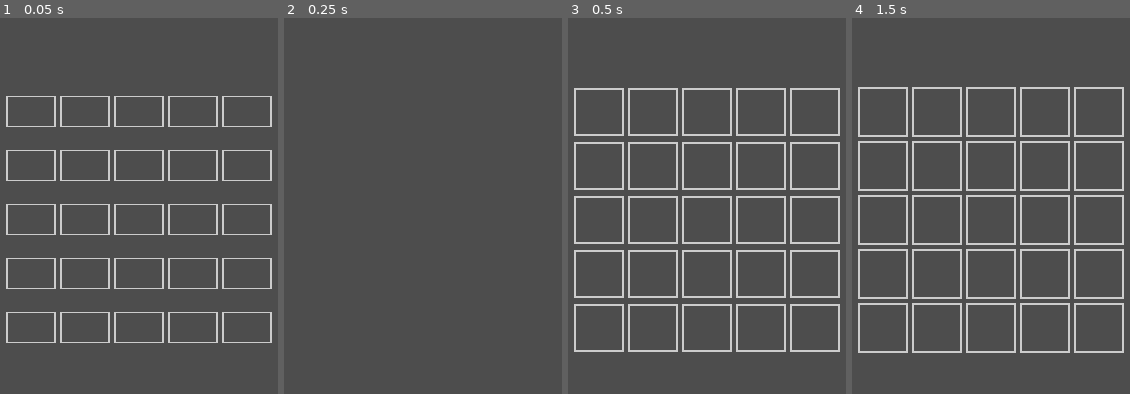
Above: before the commit, frames 1-4 (left to right).
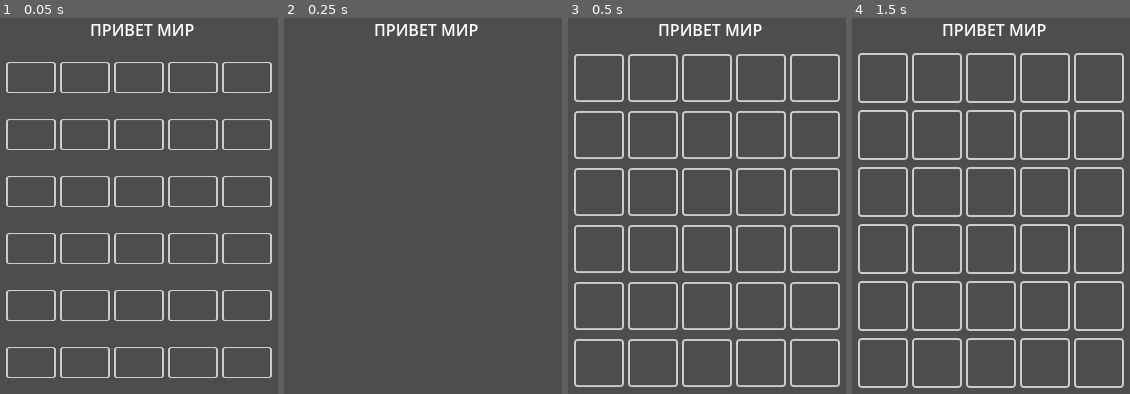
Above: after the commit, the same moments.

Repository: Aram-Osipyan/WebGames
Game: Godot game, scene res://scenes/main.tscn
The game is run twice, just before and just after one commit, with the same random seed, the same clock (stepped at 60 frames per second) and the same inputs.
Inputs:
- Up to frame 1 (0.05 s): no input
- Up to frame 2 (0.25 s): no input
- Up to frame 3 (0.5 s): no input
- Up to frame 4 (1.5 s): tap Enter (enter) at 0.5, 1.35 s; hold Enter (enter) 0.53-1.28 s; tap Space at 1.25 s; hold Backspace (backspace) from 1.28 s (still down)

The runs differ from the first frame. In frame 1, 11% of the frame differs, in the area x 2-98%, y 1-96%; in frame 2, 0.6%; in frame 3, 13%, in the area x 2-98%, y 1-99%; in frame 4, 13%.
Error after the commit: Invalid call. Nonexistent function 'split' in base 'Nil'. (res://scenes/line_container.gd:16)

Commit message:
some version

Diff:
--- a/app/godot/wordle/assets/bg_default.tres
+++ b/app/godot/wordle/assets/bg_default.tres
@@ -1,6 +1,6 @@
 [gd_resource type="Theme" load_steps=3 format=3 uid="uid://dpc8p1qd2n7c0"]
 
-[ext_resource type="FontFile" uid="uid://it6wfensgcft" path="res://assets/Kenney Future Narrow.ttf" id="1_aomu8"]
+[ext_resource type="FontFile" uid="uid://1dksdejw2uv" path="res://assets/PTSans-Bold.ttf" id="1_j82ha"]
 
 [sub_resource type="StyleBoxFlat" id="StyleBoxFlat_svrqe"]
 bg_color = Color(0.6, 0.6, 0.6, 0)
@@ -8,7 +8,12 @@
 border_width_top = 2
 border_width_right = 2
 border_width_bottom = 2
+corner_radius_top_left = 3
+corner_radius_top_right = 3
+corner_radius_bottom_right = 3
+corner_radius_bottom_left = 3
 
 [resource]
-Label/fonts/font = ExtResource("1_aomu8")
+Label/font_sizes/font_size = 20
+Label/fonts/font = ExtResource("1_j82ha")
 Label/styles/normal = SubResource("StyleBoxFlat_svrqe")
--- a/app/godot/wordle/assets/bg_gray.tres
+++ b/app/godot/wordle/assets/bg_gray.tres
@@ -1,10 +1,11 @@
 [gd_resource type="Theme" load_steps=3 format=3 uid="uid://m7byg4i2gxk2"]
 
-[ext_resource type="FontFile" uid="uid://it6wfensgcft" path="res://assets/Kenney Future Narrow.ttf" id="1_lndar"]
+[ext_resource type="FontFile" uid="uid://1dksdejw2uv" path="res://assets/PTSans-Bold.ttf" id="1_spkm2"]
 
 [sub_resource type="StyleBoxFlat" id="StyleBoxFlat_svrqe"]
 bg_color = Color(0.2, 0.2, 0.2, 1)
 
 [resource]
-Label/fonts/font = ExtResource("1_lndar")
+Label/font_sizes/font_size = 20
+Label/fonts/font = ExtResource("1_spkm2")
 Label/styles/normal = SubResource("StyleBoxFlat_svrqe")
--- a/app/godot/wordle/assets/bg_green.tres
+++ b/app/godot/wordle/assets/bg_green.tres
@@ -1,10 +1,12 @@
 [gd_resource type="Theme" load_steps=3 format=3 uid="uid://ctm8lpix5oqay"]
 
-[ext_resource type="FontFile" uid="uid://it6wfensgcft" path="res://assets/Kenney Future Narrow.ttf" id="1_4fssa"]
+[ext_resource type="FontFile" uid="uid://1dksdejw2uv" path="res://assets/PTSans-Bold.ttf" id="1_tpc15"]
 
 [sub_resource type="StyleBoxFlat" id="StyleBoxFlat_svrqe"]
 bg_color = Color(0.32549, 0.552941, 0.305882, 1)
 
 [resource]
-Label/fonts/font = ExtResource("1_4fssa")
+Label/colors/font_color = Color(0, 0, 0, 1)
+Label/font_sizes/font_size = 20
+Label/fonts/font = ExtResource("1_tpc15")
 Label/styles/normal = SubResource("StyleBoxFlat_svrqe")
--- a/app/godot/wordle/assets/bg_yellow.tres
+++ b/app/godot/wordle/assets/bg_yellow.tres
@@ -1,10 +1,12 @@
 [gd_resource type="Theme" load_steps=3 format=3 uid="uid://b5fxuvi5n8rh7"]
 
-[ext_resource type="FontFile" uid="uid://it6wfensgcft" path="res://assets/Kenney Future Narrow.ttf" id="1_1hkk0"]
+[ext_resource type="FontFile" uid="uid://1dksdejw2uv" path="res://assets/PTSans-Bold.ttf" id="1_r7v1o"]
 
 [sub_resource type="StyleBoxFlat" id="StyleBoxFlat_svrqe"]
 bg_color = Color(0.709804, 0.623529, 0.231373, 1)
 
 [resource]
-Label/fonts/font = ExtResource("1_1hkk0")
+Label/colors/font_color = Color(0, 0, 0, 1)
+Label/font_sizes/font_size = 20
+Label/fonts/font = ExtResource("1_r7v1o")
 Label/styles/normal = SubResource("StyleBoxFlat_svrqe")
--- a/app/godot/wordle/project.godot
+++ b/app/godot/wordle/project.godot
@@ -14,6 +14,10 @@
 run/main_scene="res://scenes/main.tscn"
 config/features=PackedStringArray("4.2", "GL Compatibility")
 config/icon="res://icon.svg"
+
+[autoload]
+
+Global="*res://scripts/global.gd"
 
 [display]
 
--- a/app/godot/wordle/scenes/letter_1.gd
+++ b/app/godot/wordle/scenes/letter_1.gd
@@ -18,5 +18,8 @@
 	$AnimationPlayer.play("flip_back")
 	theme = array_status[status]
 
+func change_letter(letter):
+	self.text ="Э"
+
 func pop_anim():
 	$AnimationPlayer.play("pop")
--- a/app/godot/wordle/scenes/letter_1.tscn
+++ b/app/godot/wordle/scenes/letter_1.tscn
@@ -76,6 +76,8 @@
 
 [node name="letter1" type="Label"]
 custom_minimum_size = Vector2(50, 50)
+offset_right = 50.0
+offset_bottom = 50.0
 pivot_offset = Vector2(25, 25)
 theme = ExtResource("1_shvq5")
 horizontal_alignment = 1
--- a/app/godot/wordle/scenes/line_1.gd
+++ b/app/godot/wordle/scenes/line_1.gd
@@ -32,9 +32,18 @@
 			update_label()
 			get_child(word_input.length() - 1).pop_anim()
 			print(word_input)
+		elif event is InputEventKey:
+			var ev = event as InputEventKey
+			if word_input.unicode_at(0) >= "А".unicode_at(0) and word_input.unicode_at(0) <= "Я".unicode_at(0):
+				word_input += OS.get_keycode_string(ev.key_label)
+				update_label()
+				get_child(word_input.length() - 1).pop_anim()
+			print("А".unicode_at(0), "Я".unicode_at(0))
+			print(ev.keycode)
+			print(OS.get_keycode_string(ev.key_label))
 
 func update_label():
 	for i in range(get_child_count()):
 		get_child(i).text = ""
 	for i in range(word_input.length()):
-		get_child(i).text = word_input[i]
+		get_child(i).text ="Э" #word_input[i]
--- a/app/godot/wordle/scenes/line_1.tscn
+++ b/app/godot/wordle/scenes/line_1.tscn
@@ -8,10 +8,14 @@
 anchor_top = 0.5
 anchor_right = 1.0
 anchor_bottom = 0.5
-offset_top = -11.5
-offset_bottom = 11.5
+offset_left = 14.0
+offset_top = -26.0
+offset_right = -162.0
+offset_bottom = 24.0
 grow_horizontal = 2
 grow_vertical = 2
+size_flags_vertical = 3
+size_flags_stretch_ratio = 0.0
 alignment = 1
 script = ExtResource("1_xeydl")
 
--- a/app/godot/wordle/scenes/line_container.gd
+++ b/app/godot/wordle/scenes/line_container.gd
@@ -8,24 +8,51 @@
 var line_active = 0
 
 func _ready():
-	load_data(file_dir)
-	today_word = random_word()
-
 	get_child(0).line_status = true
 	connect_to_line()
 	print(today_word)
+	var web_hash = JavaScriptBridge.eval("window.location.href")
+
+	var token = web_hash.split('/')[4]
+	Global.Token = token
+
+	var http_request = HTTPRequest.new()
+	add_child(http_request)
+	http_request.request_completed.connect(self._http_request_completed)
+
+	var headers = ["Authorization: {token}".format({"token": token})]
+
+	var error = http_request.request(Global.url("/wordle/state"), headers)
+
+func _http_request_completed(result, response_code, headers, body):
+	var json = JSON.new()
+	json.parse(body.get_string_from_utf8())
+	var response = json.get_data()
+
+	# Will print the user agent string used by the HTTPRequest node (as recognized by httpbin.org).
+	print(response.headers["User-Agent"])
+	print(json.get_data())
+	print(json.get_data().game_state)
+	var field = response.game_state.field
+	if field == null:
+		return
+	change_line_by_number(field.size())
+	draw_field(field)
 
 
-func load_data(dir):
-	file = FileAccess.open(dir, FileAccess.READ)
+func draw_field(field):
+	await get_tree().create_timer(0.2).timeout
+	for line_index in range(field.size()):
+		var line_obj = get_child(line_index)
+		var line = field[line_index]
 
-	data = JSON.parse_string(file.get_as_text())
+		for index in range(line.state.size()):
+			var cell = line_obj.get_child(index)
+			cell.change_status(line.state[index])
 
-func random_word():
-	var random_id = randi() % data.size()
-	var new_word = data[random_id]["word"].to_upper()
+			await get_tree().create_timer(0.1).timeout
 
-	return new_word
+			cell.text = line.word[index]
 
 func connect_to_line():
 	for i in range(get_child_count()):
@@ -53,7 +80,7 @@
 		else: # not available
 			get_child(line_active).get_child(i).change_status(1)
 		temp_word = temp_word.replace(word[i], "")
-		await get_tree().create_timer(0.1).timeout
+		await get_tree().create_timer(0.5).timeout
 	change_line()
 
 func change_line():
@@ -63,3 +90,11 @@
 		get_child(line_active).line_status = true
 	else:
 		print("game_over")
+
+func change_line_by_number(line_number):
+	if line_number < get_child_count() - 1:
+		get_child(line_active).line_status = false
+		line_active = line_number
+		get_child(line_number).line_status = true
+	else:
+		print("game_over")
--- a/app/godot/wordle/scenes/main.tscn
+++ b/app/godot/wordle/scenes/main.tscn
@@ -13,11 +13,18 @@
 
 [node name="line_container" type="VBoxContainer" parent="."]
 layout_mode = 1
-anchors_preset = 15
-anchor_right = 1.0
-anchor_bottom = 1.0
+anchors_preset = 8
+anchor_left = 0.5
+anchor_top = 0.5
+anchor_right = 0.5
+anchor_bottom = 0.5
+offset_left = -133.0
+offset_top = -167.5
+offset_right = 133.0
+offset_bottom = 167.5
 grow_horizontal = 2
 grow_vertical = 2
+theme_override_constants/separation = 7
 alignment = 1
 script = ExtResource("1_hext0")
 
@@ -35,3 +42,26 @@
 
 [node name="line6" parent="line_container" instance=ExtResource("2_45t81")]
 layout_mode = 2
+
+[node name="line7" parent="line_container" instance=ExtResource("2_45t81")]
+layout_mode = 2
+
+[node name="Label" type="Label" parent="."]
+layout_mode = 1
+anchors_preset = -1
+anchor_left = 0.504
+anchor_top = 0.119
+anchor_right = 0.504
+anchor_bottom = 0.119
+offset_left = -184.2
+offset_top = -43.5
+offset_right = 184.8
+offset_bottom = 43.5
+text = "ПРИВЕТ МИР"
+horizontal_alignment = 1
+vertical_alignment = 1
+
+[node name="Control" type="Control" parent="."]
+anchors_preset = 0
+offset_right = 40.0
+offset_bottom = 40.0
--- /dev/null
+++ b/app/godot/wordle/scripts/global.gd
@@ -0,0 +1,17 @@
+extends Node
+
+var token:String
+var host:String = "http://localhost:8000"
+
+var Host:String:
+	get:
+		return host
+
+var Token:String:
+	get:
+		return token
+	set(value):
+		self.token = value
+
+func url(path):
+	return Host + path
Binary file added: app/godot/wordle/assets/PTSans-Bold.ttf
Not shown, added: app/godot/wordle/assets/PTSans-Bold.ttf.import
Binary file added: app/godot/wordle/assets/PTSans-BoldItalic.ttf
Not shown, added: app/godot/wordle/assets/PTSans-BoldItalic.ttf.import
Binary file added: app/godot/wordle/assets/PTSans-Italic.ttf
Not shown, added: app/godot/wordle/assets/PTSans-Italic.ttf.import
Binary file added: app/godot/wordle/assets/PTSans-Regular.ttf
Not shown, added: app/godot/wordle/assets/PTSans-Regular.ttf.import
Not shown, added: .ruby-version
Not shown, changed: Gemfile
Not shown, changed: Gemfile.lock
Not shown, added: app/concepts/token_auth.rb
(and 35 more such lines)
